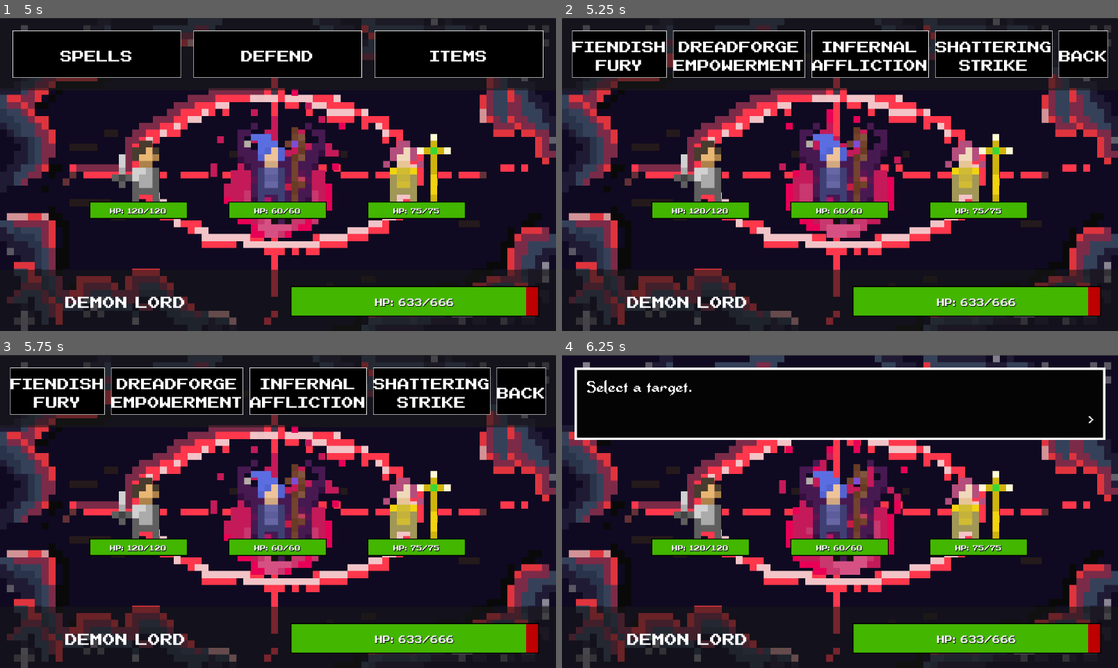
Above: before the commit, frames 1-4 (two rows, left to right).
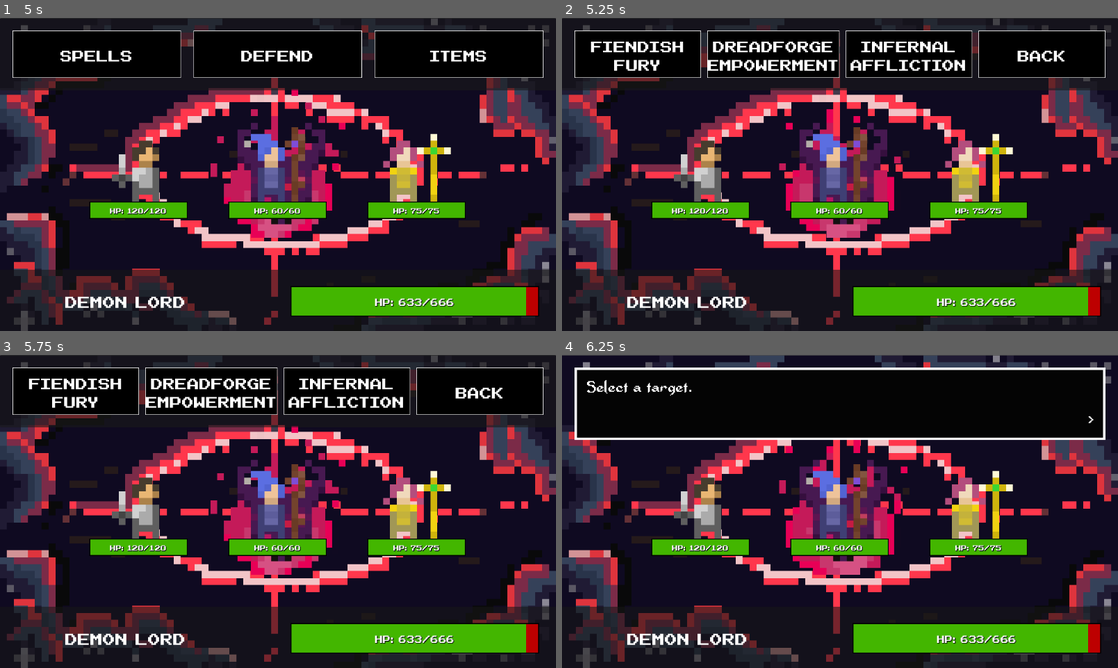
Above: after the commit, the same moments.

Repository: GeMini-220/Diabolic-Lord
Game: Godot game, scene res://MainScenes/start_menu.tscn
The game is run twice, just before and just after one commit, with the same random seed, the same clock (stepped at 60 frames per second) and the same inputs.
Inputs (mouse positions are in pixels of both pictures, inside the frame that each line leads up to):
- Up to frame 1 (5 s): click "Start New Game" at 0.5 s; tap Enter (ui_accept) at 1.25, 1.52, 2.27, 3.77, 4.52 s; move the mouse to (400, 158) at 1.27 s; click (400, 158) at 1.42 s; move the mouse to (166, 190) at 2.02 s; click (166, 190) at 2.17 s; move the mouse to (333, 105) at 2.77 s; click (333, 105) at 2.92 s; move the mouse to (250, 237) at 3.52 s; click (250, 237) at 3.67 s; move the mouse to (444, 221) at 4.27 s; click (444, 221) at 4.42 s
- Up to frame 2 (5.25 s): click "Spells" at 5 s
- Up to frame 3 (5.75 s): no input
- Up to frame 4 (6.25 s): click "Fiendish Fury" at 5.75 s

Frame 1 is identical in both runs. In frame 2, 5.2% of the frame differs, in the area x 1-99%, y 4-20%; in frame 3, 5.2%; in frame 4, nothing differs.

Commit message:
all dk skills implemented

Diff:
--- a/MainScenes/battle.tscn
+++ b/MainScenes/battle.tscn
@@ -626,22 +626,6 @@
 text = "Infernal
 Affliction"
 
-[node name="ShatteringStrike" type="Button" parent="SpellsPanel/Spells"]
-layout_mode = 2
-size_flags_horizontal = 3
-tooltip_text = "Deals %s damage to one target and stun them for 1 turn."
-mouse_default_cursor_shape = 2
-theme_override_colors/font_color = Color(1, 1, 1, 1)
-theme_override_colors/font_pressed_color = Color(0, 0, 0, 1)
-theme_override_colors/font_hover_color = Color(0, 0, 0, 1)
-theme_override_fonts/font = ExtResource("9_5fkrt")
-theme_override_font_sizes/font_size = 50
-theme_override_styles/normal = SubResource("StyleBoxFlat_45ras")
-theme_override_styles/hover = SubResource("StyleBoxFlat_egerx")
-theme_override_styles/pressed = SubResource("StyleBoxFlat_pdryl")
-text = "Shattering
-Strike"
-
 [node name="Back" type="Button" parent="SpellsPanel/Spells"]
 layout_mode = 2
 size_flags_horizontal = 3
@@ -788,5 +772,4 @@
 [connection signal="pressed" from="SpellsPanel/Spells/Attack" to="." method="_on_attack_pressed"]
 [connection signal="pressed" from="SpellsPanel/Spells/dreadforge" to="." method="_on_dread_forge_pressed"]
 [connection signal="pressed" from="SpellsPanel/Spells/InfernalAffliction" to="." method="_on_infernal_affliction_pressed"]
-[connection signal="pressed" from="SpellsPanel/Spells/ShatteringStrike" to="." method="_on_shattering_strike_pressed"]
 [connection signal="pressed" from="SpellsPanel/Spells/Back" to="." method="_on_back_pressed"]
--- a/src/Enemy.gd
+++ b/src/Enemy.gd
@@ -12,7 +12,7 @@
 var audio
 var DOT = 0
 var is_hiding = false
-var is_stunned = false
+var stunned_turn = 0
 var modifier = 0
 
 func _ready():
--- a/src/battle.gd
+++ b/src/battle.gd
@@ -7,11 +7,17 @@
 var num_current_enemies
 var all_characters
 var is_defending = false
+var countering_turn = 0
 var game_over = false
 var second_phase = false
 var target = null
 var stunned = false
 var Boss_damage = State.damage
+var Boss_magic = State.magic
+var Boss_speed = State.speed
+var guillotine_upperbound = 0.25
+var Boss_lifesteal = 0
+var true_form = 0
 
 func _ready():
 
@@ -73,12 +79,12 @@
 
 func update_tooltip():
 	$SpellsPanel/Spells/Attack.tooltip_text = "Basic attack, deals %s damage to one target." % floor(Boss_damage)
-	$SpellsPanel/Spells/dreadforge.tooltip_text = "Increases your damage by %s%% for the remainder of the battle." % State.magic
+	$SpellsPanel/Spells/dreadforge.tooltip_text = "Increases your damage by %s%% for the remainder of the battle." % Boss_magic
 	$SpellsPanel/Spells/InfernalAffliction.tooltip_text = "Traps one target in a ring of fire, which deals %s damage on each of its turns." % floor(Boss_damage / 3)
-	$SpellsPanel/Spells/ShatteringStrike.tooltip_text = "Deals %s damage to one target and stun them for one turn." % floor(Boss_damage * 0.75)
-	# $SpellsPanel/Spells/Counter.tooltip_text = "Guard for one turn. Return 2x the pre-mitigation damage dealt to you."
-	# $SpellsPanel/Spells/Guillotine.tooltip_text = "Deals %s damage to one target. If the target is below 25% hp, they take double damage from this ability. If they die, recast on a random target." % floor(Boss_damage)
-	# $SpellsPanel/Spells/TrueForm.tooltip_text = "All your stats by 50% for the rest of the fight. Gain 20% lifesteal. Shattering Strike and Counter buff/debuff increases by one turn. Guillotine 25% → 35%."
+	#$SpellsPanel/Spells/ShatteringStrike.tooltip_text = "Deals %s damage to one target and stun them for %s turn." % [floor(Boss_damage * 0.75), 1 + true_form]
+	#$SpellsPanel/Spells/Counter.tooltip_text = "Guard for %s turn. Return 2x the pre-mitigation damage dealt to you." % 1 + true_form
+	#$SpellsPanel/Spells/Guillotine.tooltip_text = "Deals %s damage to one target. If the target is below %s%% hp, they take double damage from this ability. If they die, recast on a random target." % [floor(Boss_damage), guillotine_upperbound * 100]
+	#$SpellsPanel/Spells/TrueForm.tooltip_text = "All your stats by 50%% for the rest of the fight. Gain 20%% lifesteal. Shattering Strike and Counter buff/debuff increases by 1 turn. Guillotine %s%% -> 35%%." % (guillotine_upperbound * 100)
 
 func set_health(progress_bar, health, max_health):
 	progress_bar.value = health
@@ -98,6 +104,7 @@
 	await enemy.turn()
 	if enemy.DOT > 0:
 		await enemy.took_damage(enemy.DOT)
+		await take_lifesteal(enemy.DOT)
 	if enemy.dead:
 		display_text("The %s burned to death!" % enemy.name)
 		await self.textbox_closed
@@ -105,8 +112,8 @@
 		target = null
 		await check_win()
 	else:
-		if enemy.is_stunned:
-			enemy.is_stunned = false
+		if enemy.stunned_turn > 0:
+			enemy.stunned_turn -= 1
 			display_text("The %s is stunned! Their turn will be skipped." % enemy.name)
 			await self.textbox_closed
 			return
@@ -139,13 +146,13 @@
 	await self.textbox_closed
 	await enemy.play_animation("attack")
 
+	var final_damage = floor(randf_range(0.5 + enemy.modifier, 1.5 + enemy.modifier) * enemy.damage)
 	if is_defending:
 		is_defending = false
 		$AnimationPlayer.play("mini_shake")
 		display_text("Your minion took the attack for you!")
 		await self.textbox_closed
 	else:
-		var final_damage = floor(randf_range(0.5 + enemy.modifier, 1.5 + enemy.modifier) * enemy.damage)
 		State.current_health = max(0, State.current_health - final_damage)
 		set_health($PlayerPanel/ProgressBar, State.current_health, State.max_health)
 
@@ -153,19 +160,40 @@
 		display_text("The %s dealt %d damage!" % [enemy.name, final_damage])
 		await self.textbox_closed
 
-		if State.current_health==0:
-			game_over = true
-			$AnimationPlayer.play("enemy_damaged")
-			display_text("You died!")
-			await self.textbox_closed
-			#get_tree().quit()
-		elif State.current_health <= State.max_health / 2 and not second_phase:
-			second_phase = true
-			Boss_damage *= 1.5
-			display_text("Under half of your health, you've reached your second phase!")
-			await self.textbox_closed
-			display_text("Your damage has increased!")
-			await self.textbox_closed
+	if State.current_health != 0 and countering_turn > 0:
+		var countering_damage = final_damage * 2
+
+		countering_turn -= 1
+		$SpellSound1.play() # TODO: add sound
+		await enemy.took_damage(countering_damage)
+		display_text("You countered the attack!")
+		await self.textbox_closed
+
+		display_text("You dealt %d damage to the %s!" % [countering_damage, enemy.name])
+		await self.textbox_closed
+
+		await take_lifesteal(countering_damage)
+
+		if enemy.dead:
+			display_text("You killed the %s!" % enemy.name)
+			await self.textbox_closed
+			enemies.erase(enemy)
+			await check_win()
+
+	if State.current_health == 0:
+		game_over = true
+		$AnimationPlayer.play("enemy_damaged")
+		display_text("You died!")
+		await self.textbox_closed
+		#get_tree().quit()
+	elif State.current_health <= State.max_health / 2 and not second_phase:
+		second_phase = true
+		Boss_damage *= 1.5
+		display_text("Under half of your health, you've reached your second phase!")
+		await self.textbox_closed
+		display_text("Your damage has increased!")
+		await self.textbox_closed
+
 	enemy.modifier = 0
 
 func enemy_heal(enemy):
@@ -289,29 +317,27 @@
 	# Add any other actions the player should take during their turn
 
 func process():
-	var actions = {}
-	var turn_order = []
-	# Create a list of enemies with their corresponding accumulated time
-	for character in all_characters:
-		actions[character.name] = []
-		for i in range(1,101):
-			var speed
-			if character.name == "DemonLord":
-				speed = State.speed
-			else:
-				speed = character.speed
-			if i*speed > 100:
-				break
-			actions[character.name].append(i*speed)
-	for i in range(0,101):
+	while not game_over:
+		var actions = {}
+		var turn_order = []
+		# Create a list of enemies with their corresponding accumulated time
 		for character in all_characters:
-			if actions[character.name].is_empty() or actions[character.name][0]!=i:
-				continue
-			turn_order.append(character)
-			actions[character.name].remove_at(0)
-			#actions[character.name].remove(actions[character.name][0])
-# Define the custom comparison function
-	while not game_over:
+			actions[character.name] = []
+			for i in range(1,101):
+				var speed
+				if character.name == "DemonLord":
+					speed = Boss_speed
+				else:
+					speed = character.speed
+				if i*speed > 100:
+					break
+				actions[character.name].append(i*speed)
+		for i in range(0,101):
+			for character in all_characters:
+				if actions[character.name].is_empty() or actions[character.name][0]!=i:
+					continue
+				turn_order.append(character)
+				actions[character.name].remove_at(0)
 		for i in turn_order.size():
 			var character = turn_order[i]
 			if !character.visible:
@@ -440,6 +466,8 @@
 	display_text("You dealt %d damage to the %s!" % [final_damage, target.name])
 	await self.textbox_closed
 
+	await take_lifesteal(final_damage)
+
 	if target.dead:
 		display_text("You killed the %s!" % target.name)
 		await self.textbox_closed
@@ -496,14 +524,16 @@
 		final_damage *= 0.75
 	final_damage = floor(final_damage)
 
-	$SpellSound1.play() # TODO: use Bryan's sound in GDD?
+	$SpellSound1.play() # TODO: add sound
 	await target.took_damage(final_damage)
 
-	display_text("You delivered a heavy blow to %s!" % target.name)
+	display_text("You delivered a Shattering Strike to %s!" % target.name)
 	await self.textbox_closed
 
 	display_text("You dealt %d damage to the %s!" % [final_damage, target.name])
 	await self.textbox_closed
+
+	await take_lifesteal(final_damage)
 
 	if target.dead:
 		display_text("You killed the %s!" % target.name)
@@ -511,7 +541,7 @@
 		enemies.erase(target)
 		await check_win()
 	else:
-		target.is_stunned = true
+		target.stunned_turn += 1 + true_form
 		display_text("%s is stunned!" % target.name)
 		await self.textbox_closed
 
@@ -519,13 +549,82 @@
 	emit_signal("action_taken")
 
 func _on_counter_pressed():
-	pass
-
-func _on_guillotine_pressed():
-	pass
+	$ActionsPanel.hide()
+	$SpellsPanel.hide()
+	countering_turn += 1 + true_form
+	display_text("You deftly execute Counter, turning the next enemy's attack against them with twice the force!")
+	await self.textbox_closed
+	emit_signal("action_taken")
+
+func _on_guillotine_pressed(recast = false):
+	$ActionsPanel.hide()
+	$SpellsPanel.hide()
+	var enemy_defending = false
+	if target == null:
+		await select_enemy()
+	elif !recast:
+		display_text("The %s rushed in to defend their allies!" % target.name)
+		await self.textbox_closed
+		enemy_defending = true
+
+	var final_damage = randf_range(0.5, 1.5) * Boss_damage
+	if is_defending == true:
+		final_damage *= 0.5
+	if enemy_defending == true:
+		final_damage *= 0.75
+
+	if target.current_health <= guillotine_upperbound * target.health:
+		final_damage *= 2
+		display_text("The target's health dwindles below 25%, unleashing the full might of Guillotine.")
+		await self.textbox_closed
+	final_damage = floor(final_damage)
+
+	$SpellSound1.play() # TODO: add sound
+	await target.took_damage(final_damage)
+
+	display_text("You dealt %d damage to the %s!" % [final_damage, target.name])
+	await self.textbox_closed
+
+	await take_lifesteal(final_damage)
+
+	if target.dead:
+		display_text("You killed the %s!" % target.name)
+		await self.textbox_closed
+		enemies.erase(target)
+		await check_win()
+		if !game_over:
+			var living_enemies = []
+			for enemy in enemies:
+				if !enemy.dead:
+					living_enemies.append(enemy)
+			display_text("Your blade slicing through the air with deadly precision, ready to strike again at the next unfortunate target.")
+			await self.textbox_closed
+			target = living_enemies[randi() % living_enemies.size()]
+			await _on_guillotine_pressed(true)
+	target = null
+	emit_signal("action_taken")
 
 func _on_true_form_pressed():
-	pass
+	$ActionsPanel.hide()
+	$SpellsPanel.hide()
+	$SpellSound2.play() # TODO: Add sound
+	display_text("You embraced your True Form.")
+	await self.textbox_closed
+	Boss_damage *= 1.5
+	Boss_speed *= 1.5
+	Boss_magic *= 1.5
+	Boss_lifesteal += 0.2
+	true_form += 1
+	guillotine_upperbound = 0.35
+	emit_signal("action_taken")
+
+func take_lifesteal(damage):
+	if Boss_lifesteal > 0 and State.max_health != State.current_health:
+		var health_restored = min(State.max_health - State.current_health, floor(damage * Boss_lifesteal))
+		State.current_health += health_restored
+		set_health(get_node("/root/Battle/PlayerPanel/ProgressBar"), State.current_health, State.max_health)
+		display_text("You restored %d health." % health_restored)
+		await textbox_closed
 
 func _on_back_pressed():
 	$ActionsPanel.show()
--- a/src/start_menu.gd
+++ b/src/start_menu.gd
@@ -8,7 +8,7 @@
 	var save_file = FileAccess.open(State.FILE_PATH, FileAccess.READ)
 	if save_file:
 		load_game.visible = true
-		save_file.close
+		save_file.close()
 	else:
 		load_game.visible = false
 
@@ -20,6 +20,7 @@
 	var save_file = FileAccess.open(State.FILE_PATH, FileAccess.READ)
 	if save_file:
 		State.load_player_data()
+		save_file.close()
 		get_tree().change_scene_to_file("res://MainScenes/campfire.tscn")
 	else:
 		print("Player data not found.")
